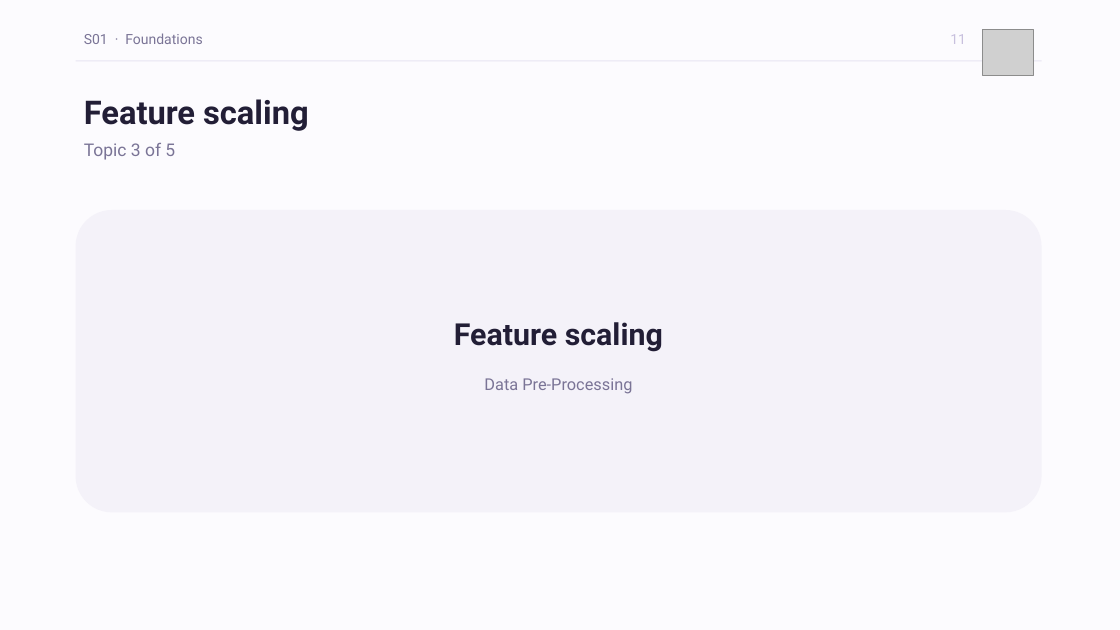
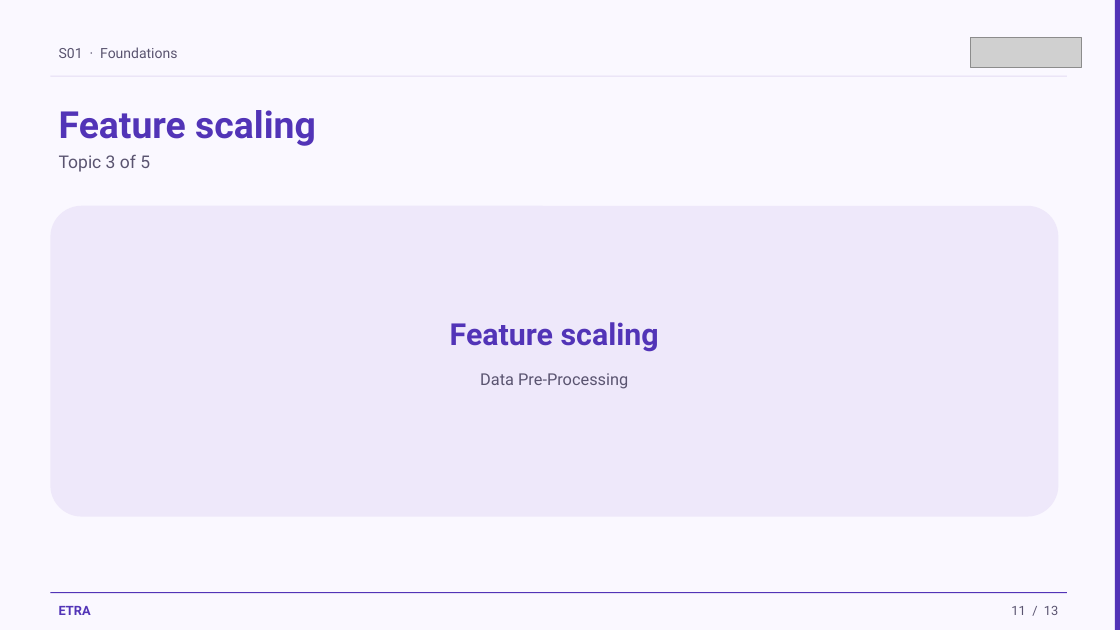
Before and after one commit to iksasa15/AI-ML, a slide deck: slide 11 of web-presentation/pdf-exports/Week1-Session1-Foundations.pptx. Drawn at 1120x630 pixels with LibreOffice and Linux fonts; fonts in the diff are those of the drawing; grey boxes stand for pictures. Boxes give left, top, right and bottom in pixels: in the first picture for what was removed or moved away, otherwise in the second. Text is boxed around its words. In the diff, an @@ line names an element or a change of style, - is before the commit and + after.

Commit message:
feat: update PowerPoint templates and scripts to align with ETRA Design System v1.0, enhancing visual consistency and usability

```diff
--- a/web-presentation/pdf-exports/Week1-Session1-Foundations.pptx
+++ b/web-presentation/pdf-exports/Week1-Session1-Foundations.pptx
@@ background #FCFBFE to #FAF8FF @@
@@ picture removed at (x1=983, y1=29, x2=1033, y2=76) @@
@@ rectangle added at (x1=1115, y1=0, x2=1120, y2=630), fill #5234B7 @@
@@ text colour #7A7496 to #5A5470 in 3 elements at (x1=480, y1=373, x2=628, y2=389), (x1=59, y1=154, x2=150, y2=172), (x1=59, y1=47, x2=177, y2=58) @@
@@ text "S01 · Foundations" moved from (x1=84, y1=33, x2=202, y2=44) to (x1=59, y1=47, x2=177, y2=58) @@
@@ picture added at (x1=970, y1=38, x2=1081, y2=67) @@
@@ rectangle resized from (x1=76, y1=60, x2=1042, y2=61) to (x1=50, y1=76, x2=1067, y2=76) @@
@@ rectangle at (x1=50, y1=76, x2=1067, y2=76): fill #E8E4F2 to #E4DCF4 @@
@@ text "Feature scaling" moved from (x1=84, y1=99, x2=309, y2=131) to (x1=59, y1=110, x2=316, y2=146) @@
@@ text "Feature scaling" at (x1=59, y1=110, x2=316, y2=146): size 28 to 32 pt, text colour #221E36 to #5234B7 @@
@@ text "Topic 3 of 5" moved from (x1=84, y1=143, x2=175, y2=160) to (x1=59, y1=154, x2=150, y2=172) @@
@@ rounded rectangle resized from (x1=76, y1=210, x2=1042, y2=513) to (x1=50, y1=206, x2=1059, y2=517) @@
@@ rounded rectangle at (x1=50, y1=206, x2=1059, y2=517): fill #F4F2F9 to #EEE8FA; proportions changed @@
@@ text "Feature scaling" at (x1=450, y1=322, x2=659, y2=352): text colour #221E36 to #5234B7 @@
@@ rectangle added at (x1=50, y1=592, x2=1067, y2=593), fill #5234B7 @@
@@ text added at (x1=59, y1=606, x2=91, y2=615), 11 pt, text #5234B7, bold @@
+ETRA
@@ text at (x1=1011, y1=606, x2=1058, y2=615): text changed; size 12 to 11 pt; text colour #C8C0DE to #5A5470 @@
-11
+11 / 13
```
Also in this commit, not shown: 12 other slides changed, 24 other files.
